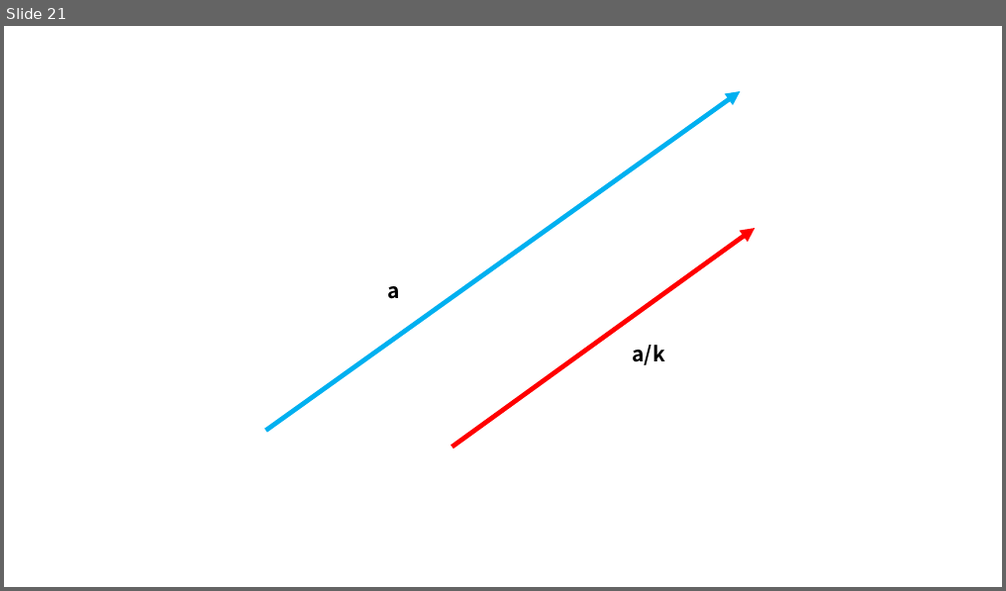
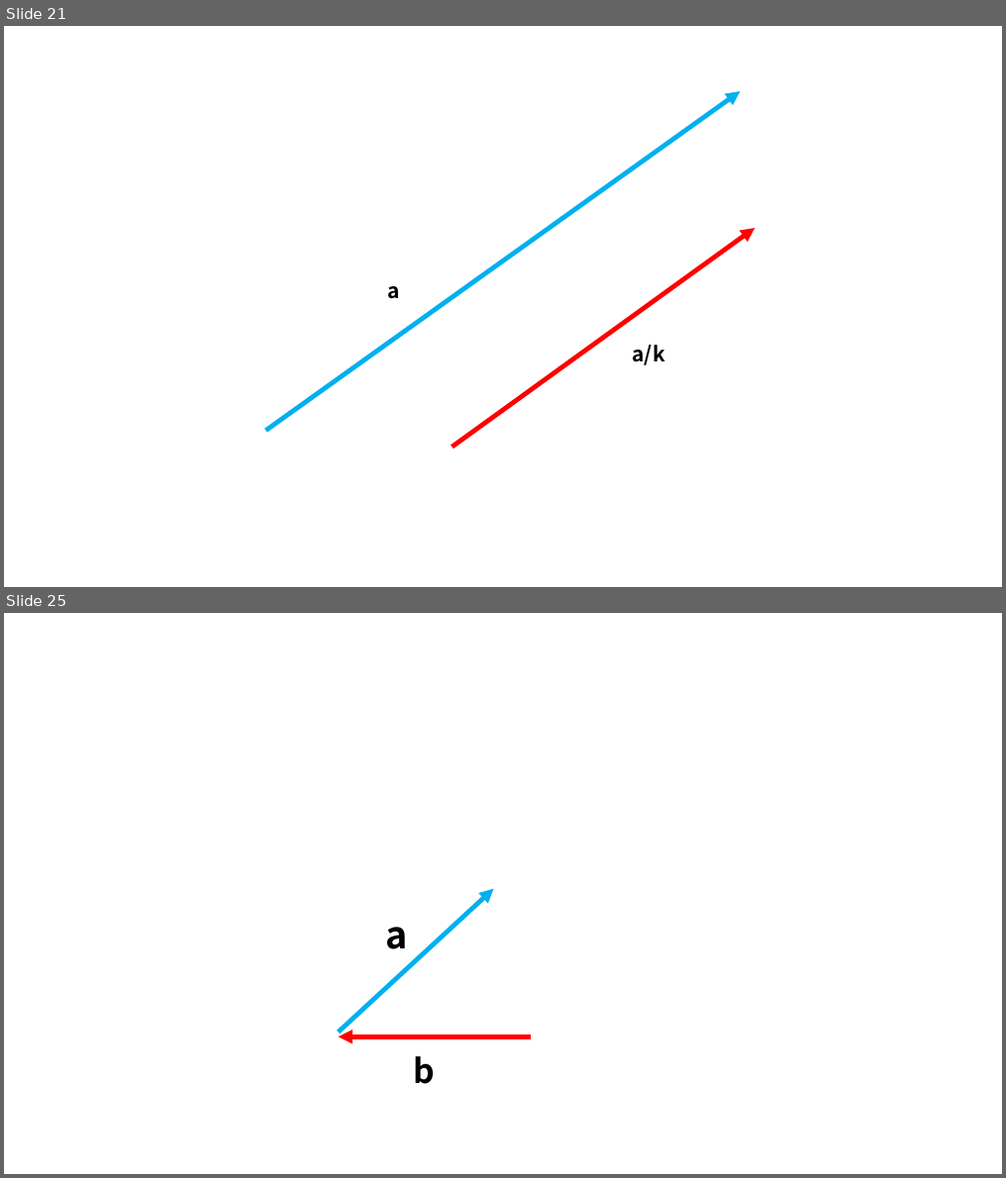
Before and after one commit to MahiroCreative/GameMath, a slide deck: 数学用図形.pptx. Shown one above the other, each under a label of ours: slide 21 before the commit, slides 21 and 25 after it; the slides between them are not shown. The pictures are 1006x591 and 1006x1178 pixels, drawn with LibreOffice and Linux fonts; fonts in the diff are those of the drawing. Boxes give left, top, right and bottom in pixels: in the first picture for what was removed or moved away, otherwise in the second. Text is boxed around its words. In the diff, an @@ line names an element or a change of style, - is before the commit and + after.

```diff
--- a/数学用図形.pptx
+++ b/数学用図形.pptx
@@ slide 25 added at box(4, 613, 1002, 1174), background #FFFFFF @@
@@ arrow added from (339, 1032) to (494, 889), #00B0F0 4.5 pt @@
@@ text added at box(386, 927, 408, 950), 36 pt, text #000000, bold @@
+a
@@ arrow added from (531, 1038) to (339, 1038), #FF0000 4.5 pt @@
@@ text added at box(414, 1057, 436, 1084), 32 pt, text #000000, bold @@
+b
```
Also in this commit, not shown: 1 other slide added.
